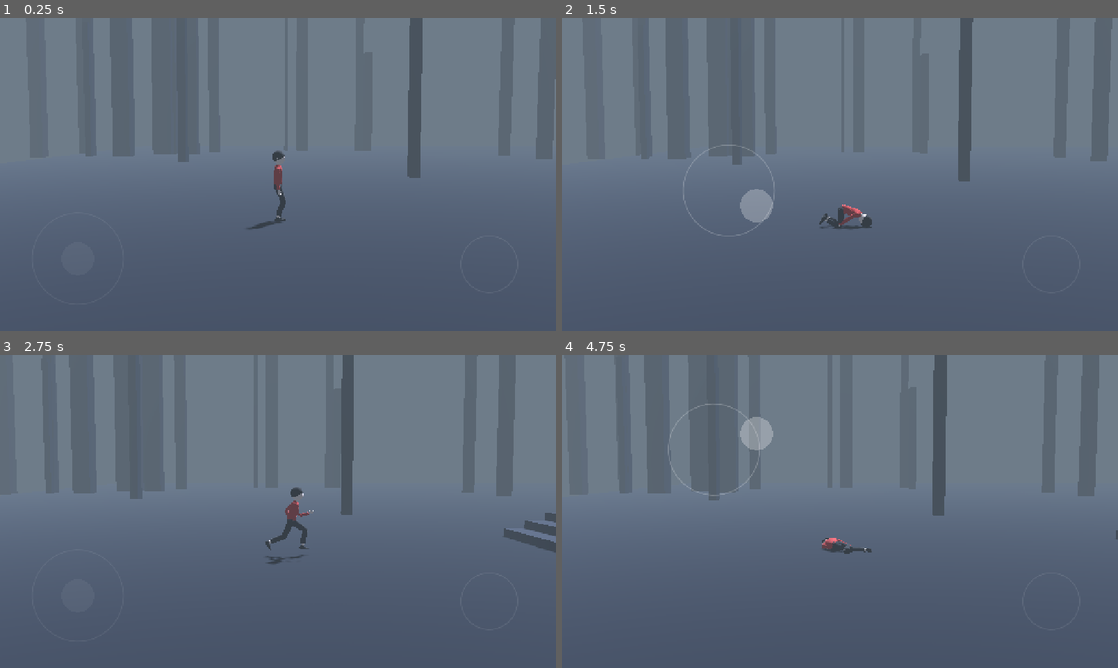
Above: before the commit, frames 1-4 (two rows, left to right).
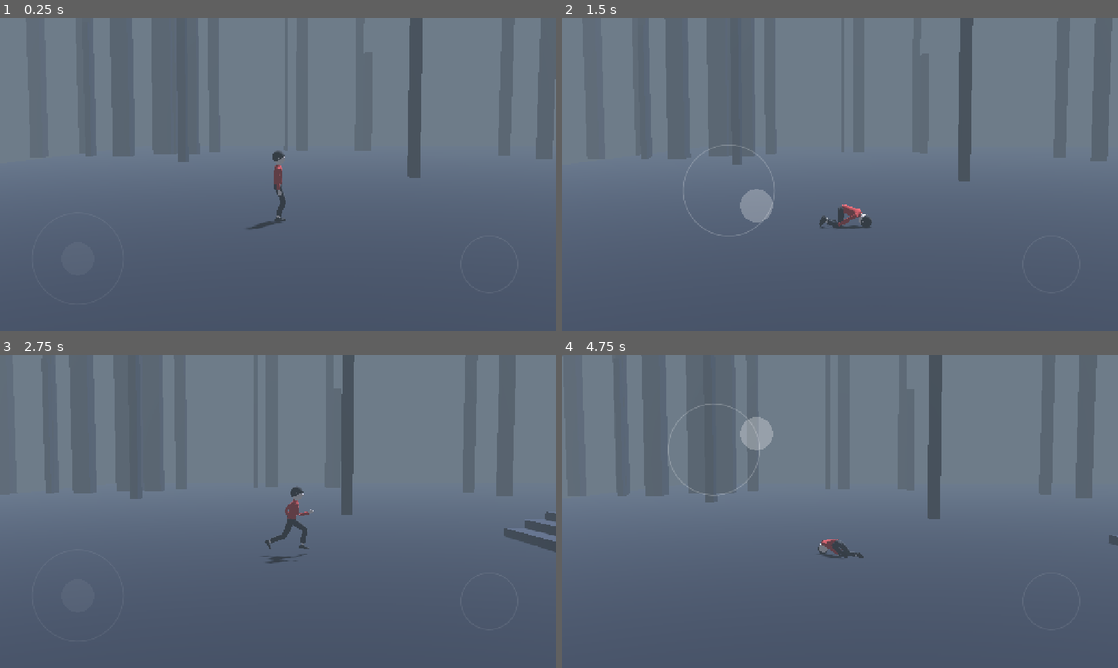
Above: after the commit, the same moments.

Repository: Sclondon/Outside
Game: Godot game, scene res://main.tscn
Same seed, same stepped clock (60 frames per second), same inputs: the game is played once before the commit and once after it.
Inputs (mouse positions are in pixels of both pictures, inside the frame that each line leads up to):
- Up to frame 1 (0.25 s): no input
- Up to frame 2 (1.5 s): move the mouse to (962, 158) at 0.52 s; hold D (move_right) 0.53-1.25 s; hold R (ragdoll) 0.53-1.25 s; click (962, 158) at 0.67 s; tap Space (jump) at 0.77 s; drag from (728, 190) to (812, 237) at 1.27 s
- Up to frame 3 (2.75 s): move the mouse to (333, 442) at 2.02 s; hold D (move_right) from 2.03 s (still down); hold R (ragdoll) from 2.03 s (still down)
- Up to frame 4 (4.75 s): release D (move_right) at 2.75 s; release R (ragdoll) at 2.75 s; drag from (812, 574) to (673, 464) at 2.77 s; move the mouse to (1006, 558) at 3.52 s; hold A (move_left) 3.53-4.25 s; hold R (ragdoll) 3.53-4.25 s; tap Space (jump) at 3.77 s; drag from (673, 464) to (756, 433) at 4.27 s

The runs differ from the first frame. In frame 1, less than 0.1% of the frame differs, in the area x 49-51%, y 44-57%; in frame 2, 0.1%; in frame 3, 0.2%; in frame 4, 1.9%, in the area x 10-100%, y 0-65%.

Commit message:
A braking skid, an idle weight shift and look-around, and glances back at the hounds
Co-Authored-By: Claude Opus 5.5 <noreply@anthropic.com>
Claude-Session: https://claude.ai/code/session_01XLDTvBPdBf83Bygf8TCH2N

Diff:
--- a/scripts/character_rig.gd
+++ b/scripts/character_rig.gd
@@ -59,6 +59,10 @@
 ## Pulses to 1 at take-off and at touch-down, then fades.
 var _launch := 0.0
 var _land := 0.0
+## Braking against his own momentum, 0..1.
+var _skid := 0.0
+## Head turn towards a hound on his heels, radians.
+var _glance := 0.0
 ## The ragdoll, while limp: its container and each (pose node, rigid body) pair, parents first.
 var _ragdoll: Node3D
 var _limbs: Array[Array] = []
@@ -110,7 +114,11 @@
 	var stance := lerpf(0.6, 0.34, _run)
 	if grounded:
 		_phase = fposmod(_phase + speed / stride * delta, 1.0)
-	var gait := _move * (1.0 - _air)
+	# Braking hard against his own momentum, as when the stick is thrown the other way.
+	var against := -flat.dot(global_basis.z) / maxf(_player.run_speed, 0.01)
+	_skid = _approach(_skid, clampf(against * 1.6, 0.0, 1.0) if grounded else 0.0, 12.0, delta)
+	_glance = _approach(_glance, _threat_bearing(), 6.0, delta)
+	var gait := _move * (1.0 - _air) * (1.0 - _skid)
 
 	_pose_body(speed, velocity.y, stance, gait)
 	_pose_legs(velocity.y, stride, stance, gait)
@@ -121,7 +129,7 @@
 func _pose_body(speed: float, vertical_speed: float, stance: float, gait: float) -> void:
 	var forward := global_basis.z
 	var pitch := _run * 0.2 + _move * 0.03 + clampf(_accel.dot(forward) * 0.012, -0.2, 0.2)
-	pitch += _push * 0.36 + _air * clampf(-vertical_speed * 0.02, -0.08, 0.16)
+	pitch += _push * 0.36 + _air * clampf(-vertical_speed * 0.02, -0.08, 0.16) + _skid * 0.3
 	var roll := clampf(-_yaw_rate * speed * 0.012, -0.22, 0.22)
 	_lean = _lean.lerp(Vector2(pitch, roll), 1.0 - exp(-9.0 * get_process_delta_time()))
 
@@ -132,11 +140,15 @@
 	var sway := cos(TAU * (_phase - stance * 0.5)) * 0.014 * gait * (1.0 - _run * 0.5)
 	var twist := -cos(TAU * _phase) * lerpf(0.1, 0.17, _run) * gait
 
-	_hips.position = Vector3(sway, HIP_HEIGHT - _run * 0.02 - _crouch + bob + breath * 0.003 * (1.0 - _move), 0.0)
+	# Standing still he shifts his weight and looks about.
+	var idle := 1.0 - _move
+	sway += sin(_time * 0.55) * 0.014 * idle
+	var look := (sin(_time * 0.37) * 0.28 + sin(_time * 0.83 + 1.0) * 0.1) * idle + _glance
+	_hips.position = Vector3(sway, HIP_HEIGHT - _run * 0.02 - _crouch - _skid * 0.08 + bob + breath * 0.003 * (1.0 - _move), 0.0)
 	_hips.rotation = Vector3(_lean.x * 0.5 + _crouch * 0.8, twist, _lean.y)
-	_spine.rotation = Vector3(_lean.x * 0.5 + breath * 0.012 + _crouch * 0.9, -twist * 1.8, _lean.y * 0.5)
+	_spine.rotation = Vector3(_lean.x * 0.5 + breath * 0.012 + _crouch * 0.9, -twist * 1.8 + look * 0.25, _lean.y * 0.5)
 	# The head stays level and looks where the body is going.
-	_head.rotation = Vector3(-_lean.x * 0.7 - _crouch * 1.2, twist * 0.8 + clampf(_yaw_rate * 0.04, -0.4, 0.4), -_lean.y * 0.9)
+	_head.rotation = Vector3(-_lean.x * 0.7 - _crouch * 1.2, twist * 0.8 + clampf(_yaw_rate * 0.04, -0.4, 0.4) + look * 0.75, -_lean.y * 0.9)
 
 
 func _pose_legs(vertical_speed: float, stride: float, stance: float, gait: float) -> void:
@@ -160,6 +172,9 @@
 		reaching.z += sin(_time * 9.0 + i * PI) * 0.03
 		target = target.lerp(reaching.lerp(tucked, rising), _air)
 		pitch = lerpf(pitch, 0.45, _air)
+		# Skidding: feet planted apart, the back one braking.
+		target = target.lerp(Vector3(side * (HIP_HALF_WIDTH + 0.03), ANKLE, -0.3 if i == 0 else 0.12), _skid)
+		pitch = lerpf(pitch, 0.0, _skid)
 		# Take-off: both legs drive down off the toes before the knees come up.
 		target = target.lerp(Vector3(side * HIP_HALF_WIDTH, ANKLE + 0.06, -0.04 if lead else -0.15), _launch)
 		pitch = lerpf(pitch, 0.95, _launch)
@@ -228,6 +243,9 @@
 		pitch = lerpf(pitch, 0.35, _land * (1.0 - _air))
 		roll = lerpf(roll, side * 0.7, _land * (1.0 - _air))
 		elbow = lerpf(elbow, -0.7, _land * (1.0 - _air))
+
+		roll = lerpf(roll, side * 0.75, _skid)
+		elbow = lerpf(elbow, -0.5, _skid)
 
 		pitch = lerpf(pitch, -1.3, _push)
 		roll = lerpf(roll, -side * 0.06, _push)
@@ -428,3 +446,18 @@
 	joint.global_transform = Transform3D(Basis(limb.y, limb.z, limb.x), child.global_position)
 	joint.node_a = joint.get_path_to(parent)
 	joint.node_b = joint.get_path_to(child)
+
+
+## Which way to turn the head to look at a hound that is close and coming, or 0.
+## He only glances, a second or so at a time.
+func _threat_bearing() -> float:
+	if sin(_time * 1.9) < 0.2:
+		return 0.0
+	var nearest := 9.0
+	var bearing := 0.0
+	for hound: Hound in get_tree().get_nodes_in_group(&"hounds"):
+		var to := hound.global_position - global_position
+		if hound.chasing and to.length() < nearest:
+			nearest = to.length()
+			bearing = clampf(angle_difference(rotation.y, atan2(to.x, to.z)), -1.3, 1.3)
+	return bearing
